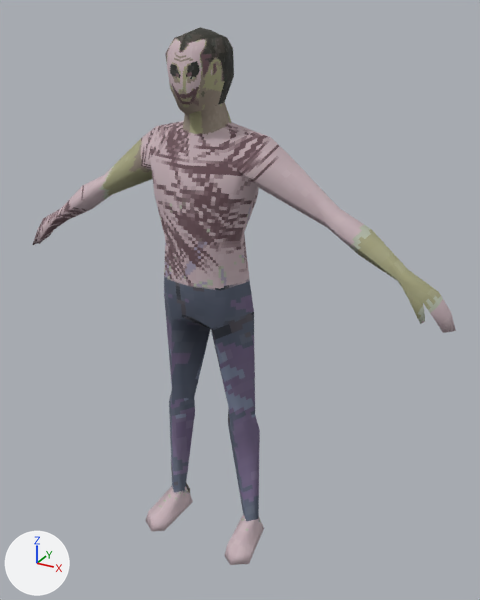
The glTF model features/exploration_context/blender/fish_guy.glb: old version first, new version second.
One viewpoint serves both versions: a 50 mm camera at (1.089, -1.766, 1.85) aimed at (0.104, 0.025, 0.955). Every picture has the same lights, and +X, +Y and +Z are marked at lower left. The picture after the commit comes second. Where no turn or scale is listed for an object, it has been applied to the vertices. Vertices at exactly the same position are counted once.
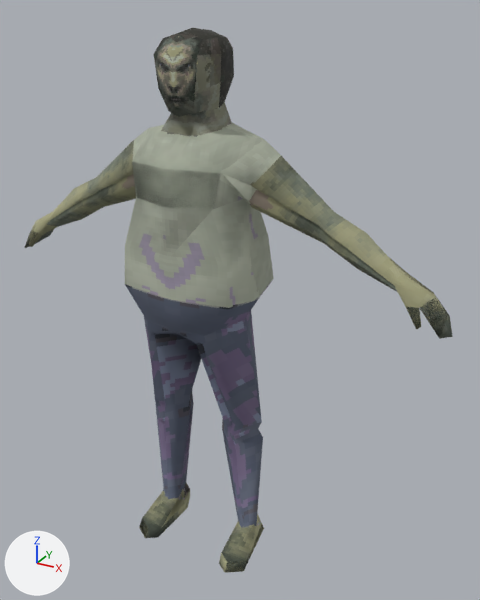
Changed parts and their boxes (x1, y1, x2, y2) in the pictures (480 x 600 px; the box of a moved part takes in the faces that stretch with it):
'Mesh', reshaped
    before: (32, 27, 456, 565)
    after: (25, 28, 453, 573)
part 1 of me_mesh_001, moved or reshaped
    before: (41, 110, 456, 510)
    after: (25, 29, 453, 573)
part 2 of me_mesh_001, surface changed
    before: (92, 139, 249, 276)
    after: (85, 140, 134, 198)

The change in detail:
Picture 'Ucupaint MeshSkin.001 Color' (img_ucupaint_meshskin_001_color) is new.
Material 'sick_guy_skin' (mat_sick_guy_skin) is new.
Its texture is img_ucupaint_meshskin_001_color (with its transparency).
Its roughness is 1.0.
me_mesh_001 is used by ob_mesh; location (0.0, 0.0, 0.0).
me_mesh_001 had 203 vertices, 402 faces and spanned x -0.8..0.81, y -0.18..0.11, z 0.0..1.8.
me_mesh_001 no longer uses material mat_meshskin_001 (picture img_ucupaint_meshskin).
me_mesh_001 now has 337 vertices, 815 faces and spans x -0.8..0.81, y -0.24..0.13, z 0.0..1.8.
me_mesh_001 part 1: 130 vertices moved from x -0.8..0.79, y -0.18..0.11, z 0.0..1.8 to x -0.8..0.81, y -0.24..0.13, z 0.0..1.8; 17 vertices removed from x -0.68..0.81, y -0.15..0.1, z 0.48..1.57; 151 vertices added at x -0.77..0.79, y -0.24..0.12, z 0.03..1.78.
me_mesh_001 part 2: 12 kept faces spanning x -0.64..0.16, y -0.16..0.09, z 1.02..1.78 get new texture (UV) coordinates.
me_mesh_001 gains material mat_sick_guy_skin (picture img_ucupaint_meshskin_001_color).
